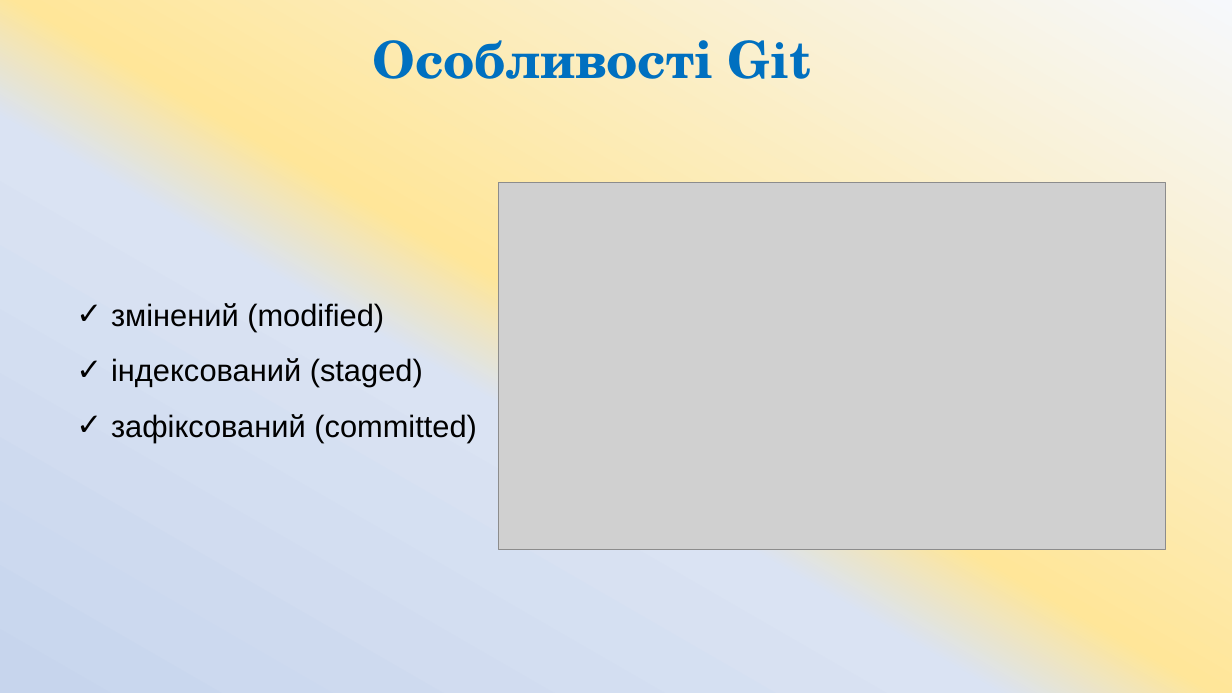
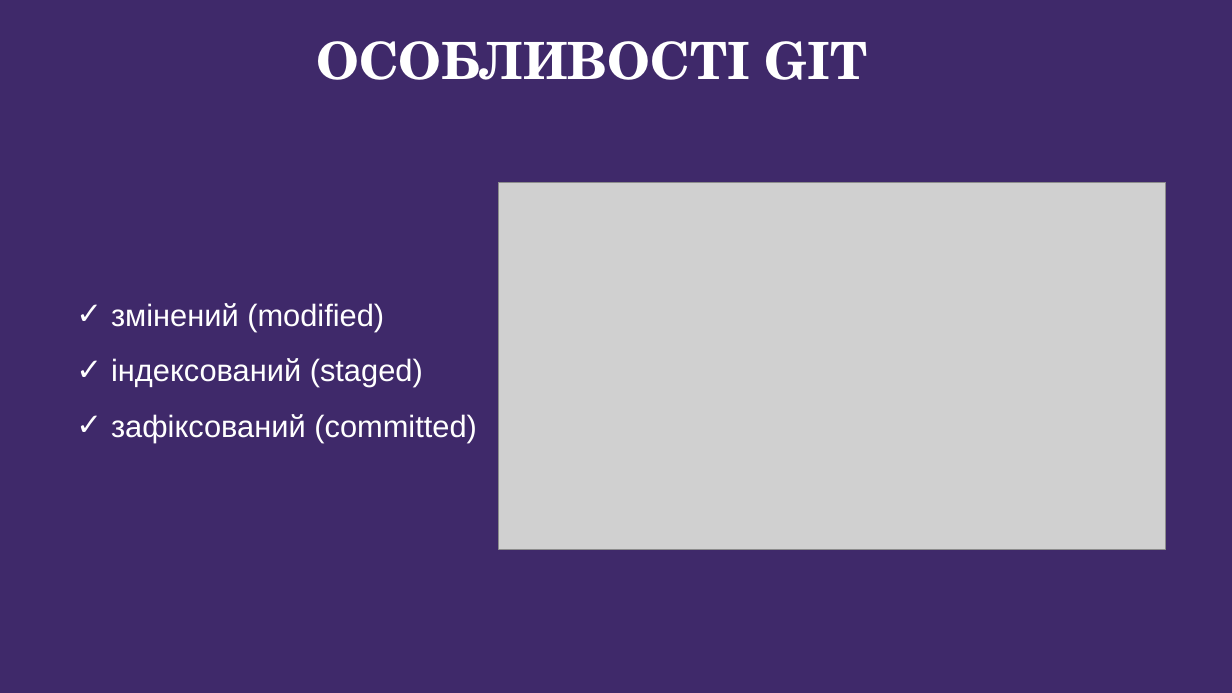
Before and after one commit to ArtemKlym/git_presentation, a slide deck: slide 10 of Git_1 part.pptx (slide 14 before the commit). Drawn at 1232x693 pixels with LibreOffice and Linux fonts; fonts in the diff are those of the drawing; grey boxes stand for pictures; background and template pictures are left out. Boxes give left, top, right and bottom in pixels: in the first picture for what was removed or moved away, otherwise in the second. Text is boxed around its words. In the diff, an @@ line names an element or a change of style, - is before the commit and + after.

```diff
--- a/Git_1 part.pptx
+++ b/Git_1 part.pptx
@@ background gradient #F6F8FC to #FFE699 to #DAE3F3 to #C7D5ED to picture (left out) @@
@@ title at (x1=317, y1=41, x2=868, y2=80): text changed; text colour #0070C0 to #FFFFFF @@
-Особливості Git
+ОСОБЛИВОСТІ GIT
@@ text "змінений (modified)" at (x1=111, y1=303, x2=477, y2=442): text colour #000000 to #FFFFFF @@
```
Also in this commit, not shown: 4 other slides changed, 8 slides added, 24 slides removed.
